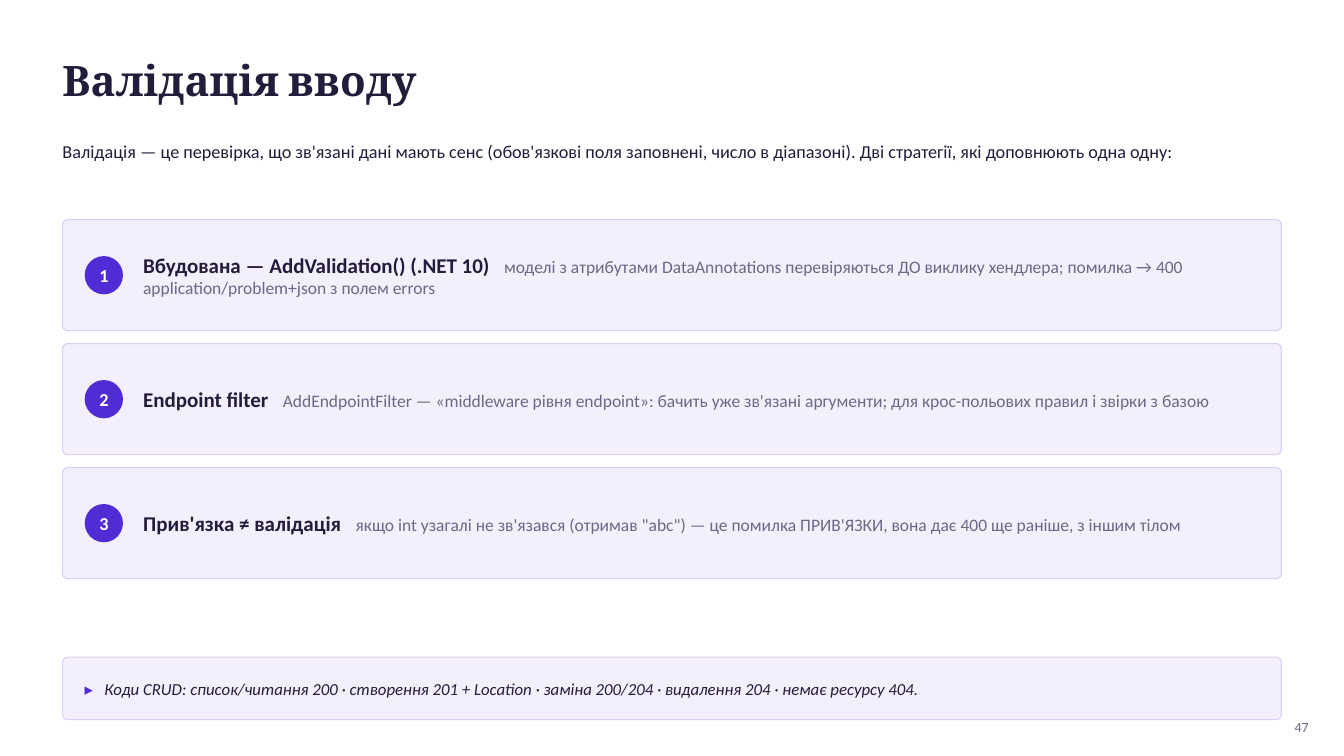
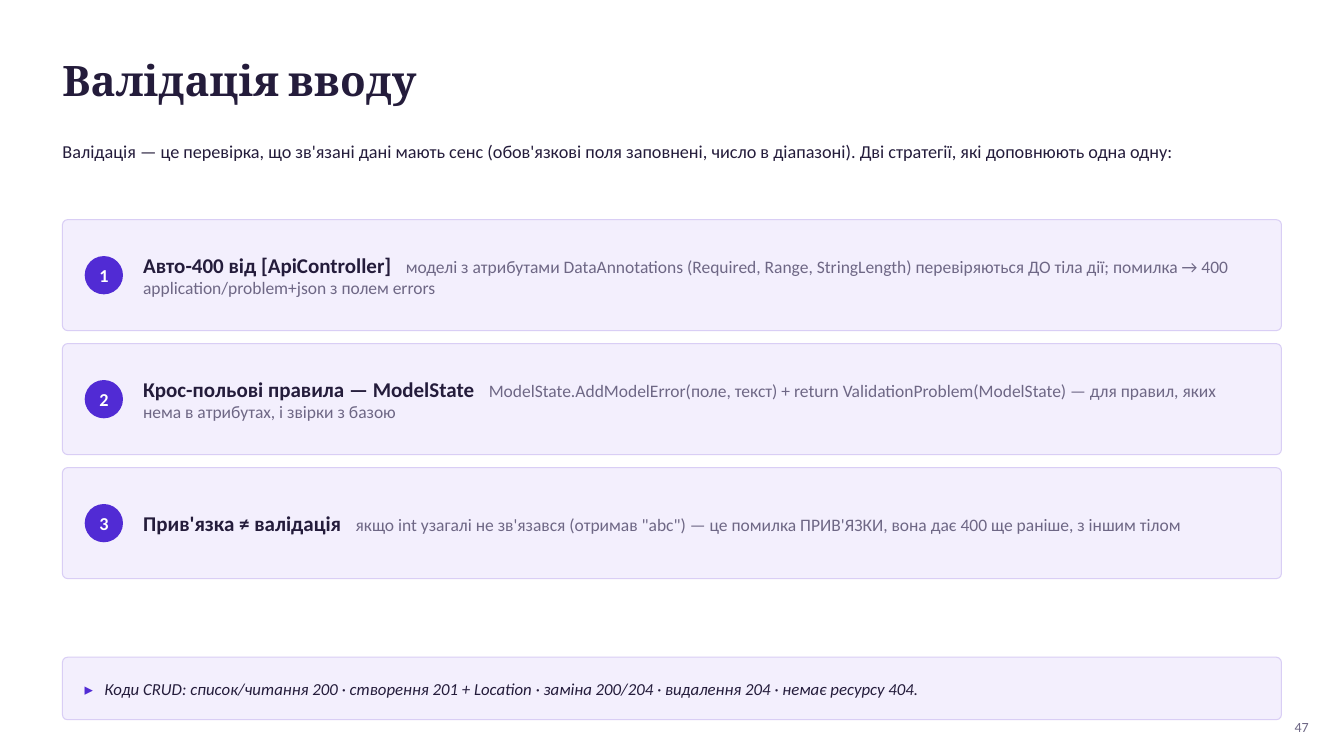
Before and after one commit to MrTomkaYurii/AspNet-Basics, a slide deck: slide 47 of docs/Основи ASP.NET Core — лекція.pptx. Drawn at 1344x756 pixels with LibreOffice and Linux fonts; fonts in the diff are those of the drawing. Boxes give left, top, right and bottom in pixels: in the first picture for what was removed or moved away, otherwise in the second. Text is boxed around its words. In the diff, an @@ line names an element or a change of style, - is before the commit and + after.

```diff
--- a/docs/Основи ASP.NET Core — лекція.pptx
+++ b/docs/Основи ASP.NET Core — лекція.pptx
@@ text at (143,257,1228,297): text changed @@
-Вбудована — AddValidation() (.NET 10) моделі з атрибутами DataAnnotations перевіряються ДО виклику хендлера; помилка → 400 application/problem+json з полем errors
+Авто-400 від [ApiController] моделі з атрибутами DataAnnotations (Required, Range, StringLength) перевіряються ДО тіла дії; помилка → 400 application/problem+json з полем errors
@@ text at (143,382,1216,421): text changed @@
-Endpoint filter AddEndpointFilter — «middleware рівня endpoint»: бачить уже зв'язані аргументи; для крос-польових правил і звірки з базою
+Крос-польові правила — ModelState ModelState.AddModelError(поле, текст) + return ValidationProblem(ModelState) — для правил, яких нема в атрибутах, і звірки з базою
```
Also in this commit, not shown: 17 other slides changed, 2 slides added, 2 slides removed, 50 other files.
